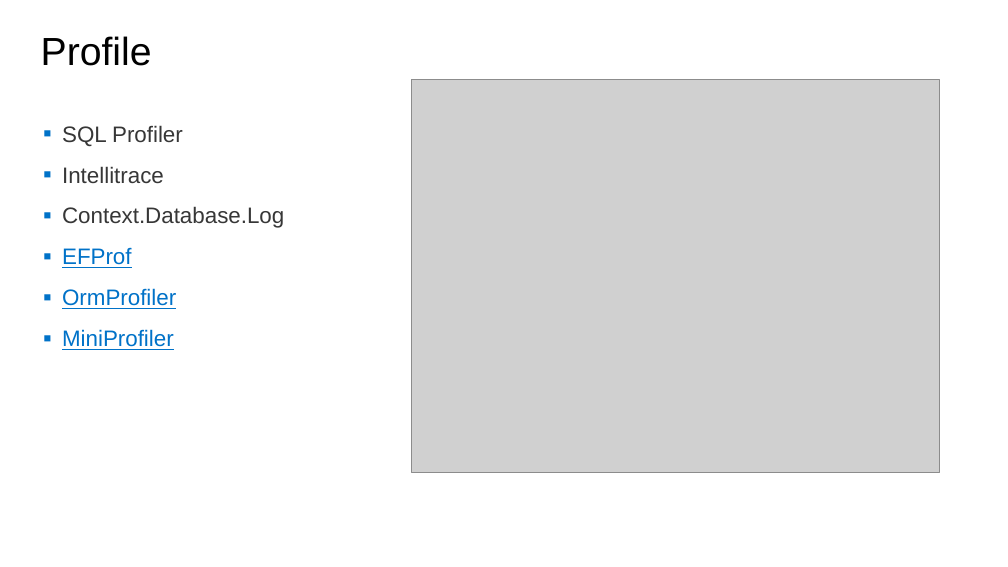
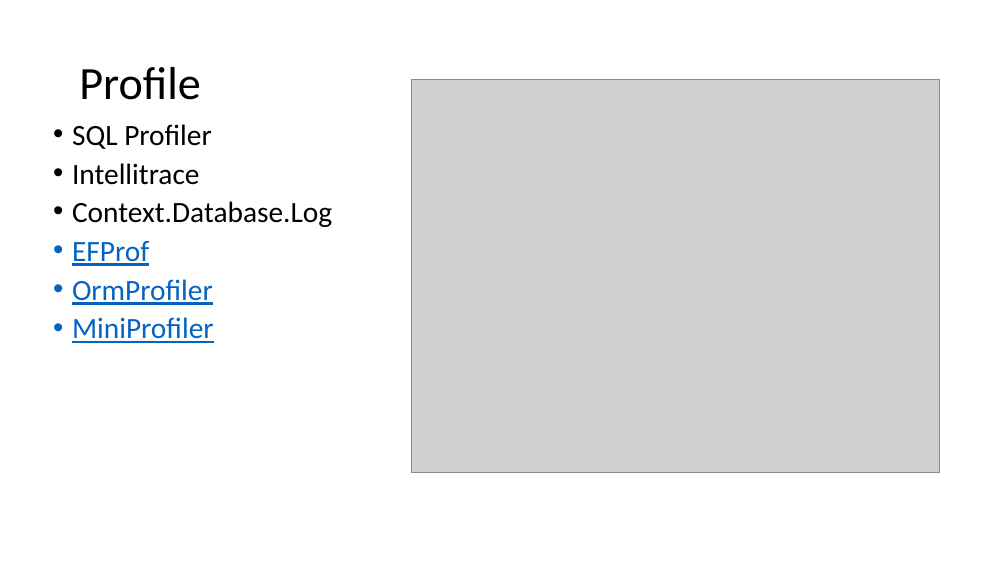
Before and after one commit to jwooley/RecipeWebApi, a slide deck: slide 9 of EFPerf.pptx (slide 4 before the commit). Drawn at 1008x567 pixels with LibreOffice and Linux fonts; fonts in the diff are those of the drawing; grey boxes stand for pictures. Boxes give left, top, right and bottom in pixels: in the first picture for what was removed or moved away, otherwise in the second. Text is boxed around its words. In the diff, an @@ line names an element or a change of style, - is before the commit and + after.

```diff
--- a/EFPerf.pptx
+++ b/EFPerf.pptx
@@ title "Profile": place and size @@
-title "Profile" at [41,36,152,66]
+title "Profile" at [79,67,200,100]
@@ title "Profile" at [79,67,200,100]: size 28 to 33 pt, font Arial to Calibri; vertical alignment top to middle @@
@@ text "SQL Profiler" at [72,124,332,343]: size 16 to 21 pt, font Arial to Calibri; text colour #373737 to #000000 in "SQL Profiler", "Intellitrace", "Context.Database.Log"; text colour #0072C8 to #0563C1 in "EFProf", "OrmProfiler", "MiniProfiler"; bullet ▪ to •; line spacing 0.9 to 0.8; less space between paragraphs @@
```
Also in this commit, not shown: 13 other slides changed, 6 slides added, 1 slide removed.
